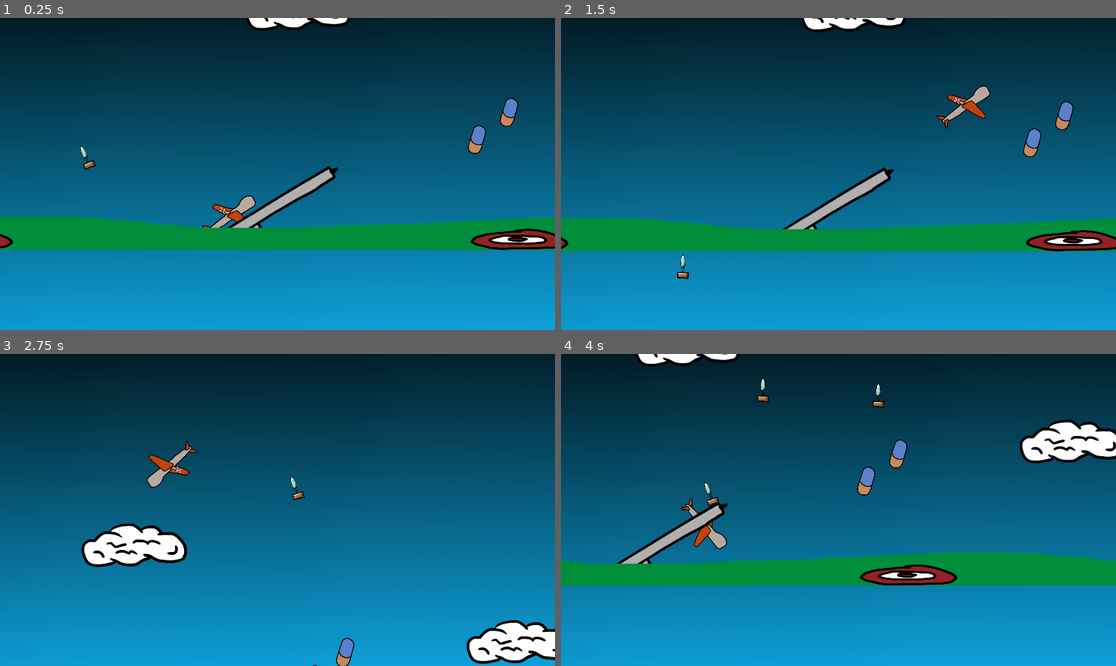
Above: before the commit, frames 1-4 (two rows, left to right).
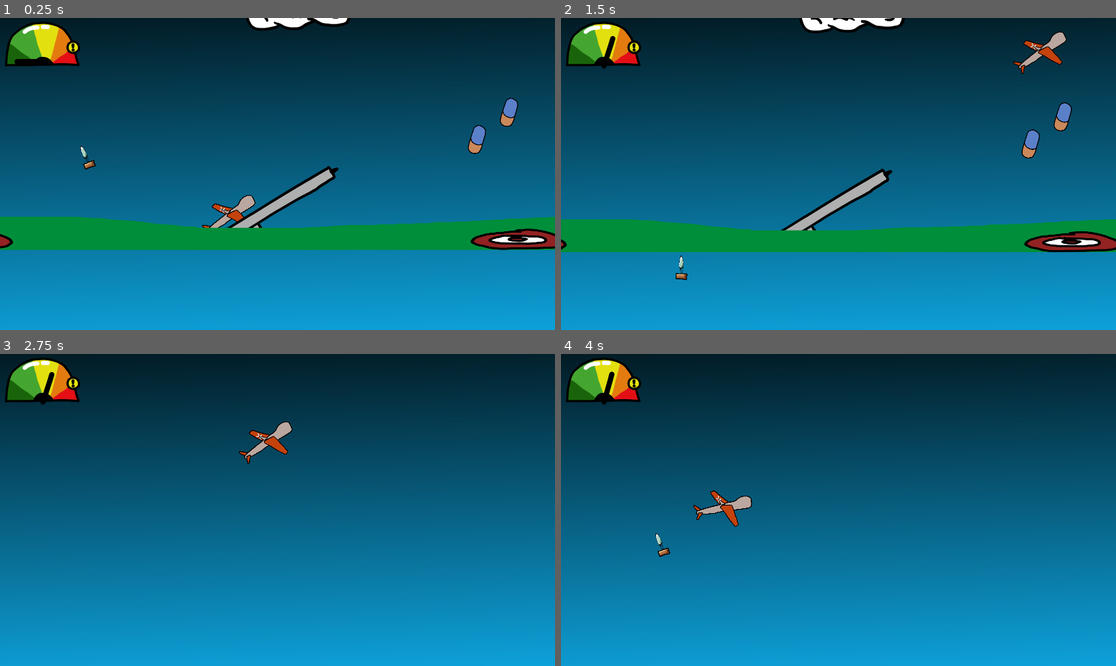
Above: after the commit, the same moments.

Repository: SirLich/ldjam-53
Game: Godot game, scene res://game.tscn
Same seed, same stepped clock (60 frames per second), same inputs: the game is played once before the commit and once after it.
Inputs (mouse positions are in pixels of both pictures, inside the frame that each line leads up to):
- Up to frame 1 (0.25 s): no input
- Up to frame 2 (1.5 s): tap Enter at 0.5 s; move the mouse to (960, 158) at 0.52 s; hold D 0.53-1.28 s; tap Space (spacebar) at 0.6, 1.35 s; move the mouse to (727, 189) at 1.27 s; hold S from 1.28 s (still down)
- Up to frame 3 (2.75 s): move the mouse to (333, 441) at 2.02 s; release S at 2.03 s; hold D from 2.03 s (still down); tap F at 2.1 s; tap Space (spacebar) at 2.3 s
- Up to frame 4 (4 s): move the mouse to (810, 572) at 2.77 s; release D at 2.78 s; hold W 2.78-3.53 s; tap Space (spacebar) at 2.85, 3.6 s; move the mouse to (1005, 556) at 3.52 s; hold A from 3.53 s (still down)

The runs differ from the first frame. In frame 1, 1.7% of the frame differs, in the area x 0-47%, y 1-68%; in frame 2, 4.6%; in frame 3, 6.5%; in frame 4, 15%, in the area x 0-100%, y 0-75%.

Commit message:
Add speedomiter

Diff:
--- a/game.tscn
+++ b/game.tscn
@@ -1,12 +1,15 @@
-[gd_scene load_steps=12 format=3 uid="uid://bt7iua1otrdva"]
+[gd_scene load_steps=15 format=3 uid="uid://bt7iua1otrdva"]
 
 [ext_resource type="Script" path="res://game.gd" id="1_wrd2u"]
 [ext_resource type="Script" path="res://ignore_rot.gd" id="2_nm2xj"]
+[ext_resource type="Texture2D" uid="uid://btpfx368qioxh" path="res://assets/speedomiter.png" id="2_nwuek"]
 [ext_resource type="Texture2D" uid="uid://dt54gbixfo5mx" path="res://assets/cloud.png" id="2_t87kk"]
 [ext_resource type="PackedScene" uid="uid://d1mgyajq1ivqs" path="res://scenes/launcher/launcher.tscn" id="4_gdlv2"]
 [ext_resource type="PackedScene" uid="uid://cwlmal66y0pqe" path="res://scenes/drone/drone.tscn" id="4_kgkqh"]
 [ext_resource type="Script" path="res://addons/phantom_camera/scripts/phantom_camera_host/phantom_camera_host.gd" id="5_jg1gd"]
 [ext_resource type="PackedScene" uid="uid://x2oc338rv3ul" path="res://scenes/tile/tile.tscn" id="7_vw8o2"]
+[ext_resource type="Texture2D" uid="uid://ch24t7mf2q2xy" path="res://assets/dial.png" id="9_2x77h"]
+[ext_resource type="Script" path="res://hud/speed_control.gd" id="9_hkyy8"]
 
 [sub_resource type="Gradient" id="Gradient_irhyx"]
 colors = PackedColorArray(0.00147889, 0.0905844, 0.475441, 1, 0.0874125, 0.698596, 0.809496, 1)
@@ -75,3 +78,38 @@
 
 [node name="Tile3" parent="World" instance=ExtResource("7_vw8o2")]
 position = Vector2(1920, 0)
+
+[node name="CanvasLayer" type="CanvasLayer" parent="."]
+
+[node name="Speedomiter" type="Control" parent="CanvasLayer"]
+layout_mode = 3
+anchors_preset = 0
+offset_right = 40.0
+offset_bottom = 40.0
+
+[node name="Dash" type="TextureRect" parent="CanvasLayer/Speedomiter"]
+layout_mode = 0
+offset_left = 15.0
+offset_top = -93.0
+offset_right = 280.0
+offset_bottom = 172.0
+texture = ExtResource("2_nwuek")
+expand_mode = 1
+
+[node name="Control" type="Control" parent="CanvasLayer/Speedomiter"]
+anchors_preset = 0
+offset_left = 148.0
+offset_top = 155.0
+offset_right = 188.0
+offset_bottom = 195.0
+rotation = 0.00428041
+script = ExtResource("9_hkyy8")
+
+[node name="Dial" type="TextureRect" parent="CanvasLayer/Speedomiter/Control"]
+layout_mode = 0
+offset_left = -124.0
+offset_top = -249.0
+offset_right = 141.0
+offset_bottom = 16.0
+texture = ExtResource("9_2x77h")
+expand_mode = 1
--- a/global.gd
+++ b/global.gd
@@ -1,3 +1,9 @@
 extends Node2D
 
 @export var max_height = - 2_000
+var MAX_SPEED = 2000
+
+var speed = 0
+
+func get_speed():
+	return speed
--- /dev/null
+++ b/hud/speed_control.gd
@@ -0,0 +1,5 @@
+extends Control
+
+func _process(delta):
+	rotation = remap(Global.get_speed(), 0, Global.MAX_SPEED, 0, PI)
+	print(Global.get_speed())
--- a/scenes/drone/drone.gd
+++ b/scenes/drone/drone.gd
@@ -2,11 +2,13 @@
 class_name Drone
 
 # Constants
-var MAX_SPEED = 900
 var ROTATION_SPEED = 1
-var FRICTION = 50
-var STALL_FRICTION = 500
+var FRICTION = 20
+var STALL_FRICTION = 20
+var ANGLE_FRICTION = 150
 var STALL_SPEED = 200
+var GRAVITY = 150
+var STALL_GRAVITY = 800
 
 # Variables
 var launched = false
@@ -14,23 +16,26 @@
 var speed = 0
 var acceleration = 0
 
+var current_speed = 0
+
 @onready var pcam : PhantomCamera2D = $Pcam
 @export var package_scene : PackedScene
 @export var world : Node2D
 
 func launch():
-	speed = 1
-	acceleration = 200
+	speed = 1200
 
 	await get_tree().create_timer(0.7).timeout
-	acceleration = 0
 	pcam.set_priority(2)
 
-	await get_tree().create_timer(0.2).timeout
+	await get_tree().create_timer(2).timeout
 	launched = true
 
 func _ready():
 	pass # Replace with function body.
+
+func get_speed():
+	return current_speed
 
 func _input(event):
 	if launched and event.is_action_released("spacebar"):
@@ -40,22 +45,27 @@
 		new_package.global_position = global_position
 
 func _process(delta):
-	if acceleration:
-		speed = speed * acceleration * delta
 
+	var angle = global_rotation + 0.2
+	if launched:
+		speed -= FRICTION * delta
+		speed += ANGLE_FRICTION * delta * angle
+
+		if speed < STALL_SPEED:
+				is_stalling = true
+				GRAVITY = STALL_GRAVITY
+				speed -= (STALL_FRICTION * delta)
+
+	speed = clamp(speed, 0,  Global.MAX_SPEED)
+	Global.speed = speed
+
+	translate(get_global_transform().x * delta * speed)
+
+	# global_transform.x += (get_global_transform().x * delta * speed)
 
 	if launched:
-		speed -= FRICTION * delta
-		if speed < STALL_SPEED:
-				is_stalling = true
-				speed -= (STALL_FRICTION * delta)
+		global_position.y += delta * GRAVITY
 
-	speed = clamp(speed, 0, MAX_SPEED)
-
-	translate(get_global_transform().x * delta * speed)
-	translate(get_global_transform().y * delta * 9.81)
-
-	if launched:
 		var red = global_transform.x
 		var blue = global_position.direction_to(get_global_mouse_position())
 		var test = red.angle_to(blue)
Binary file added: assets/dial.png
Not shown, added: assets/dial.png.import
Binary file added: assets/speedomiter.png
Not shown, added: assets/speedomiter.png.import
Not shown, added: assets/speedomiter.kra
